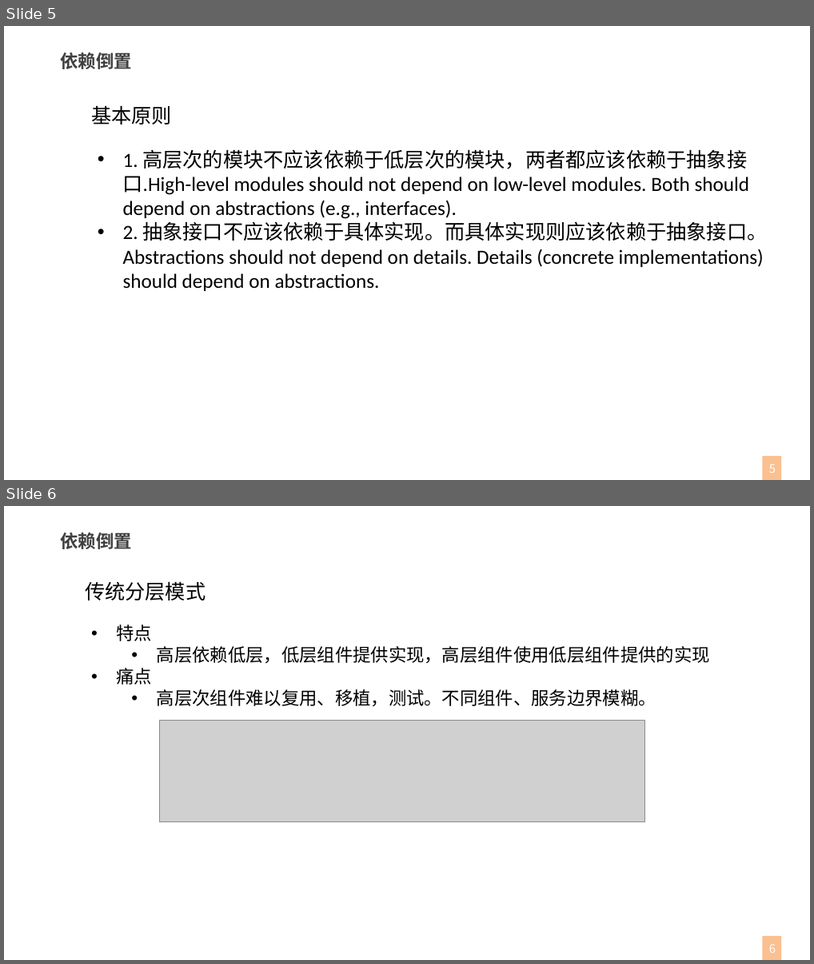
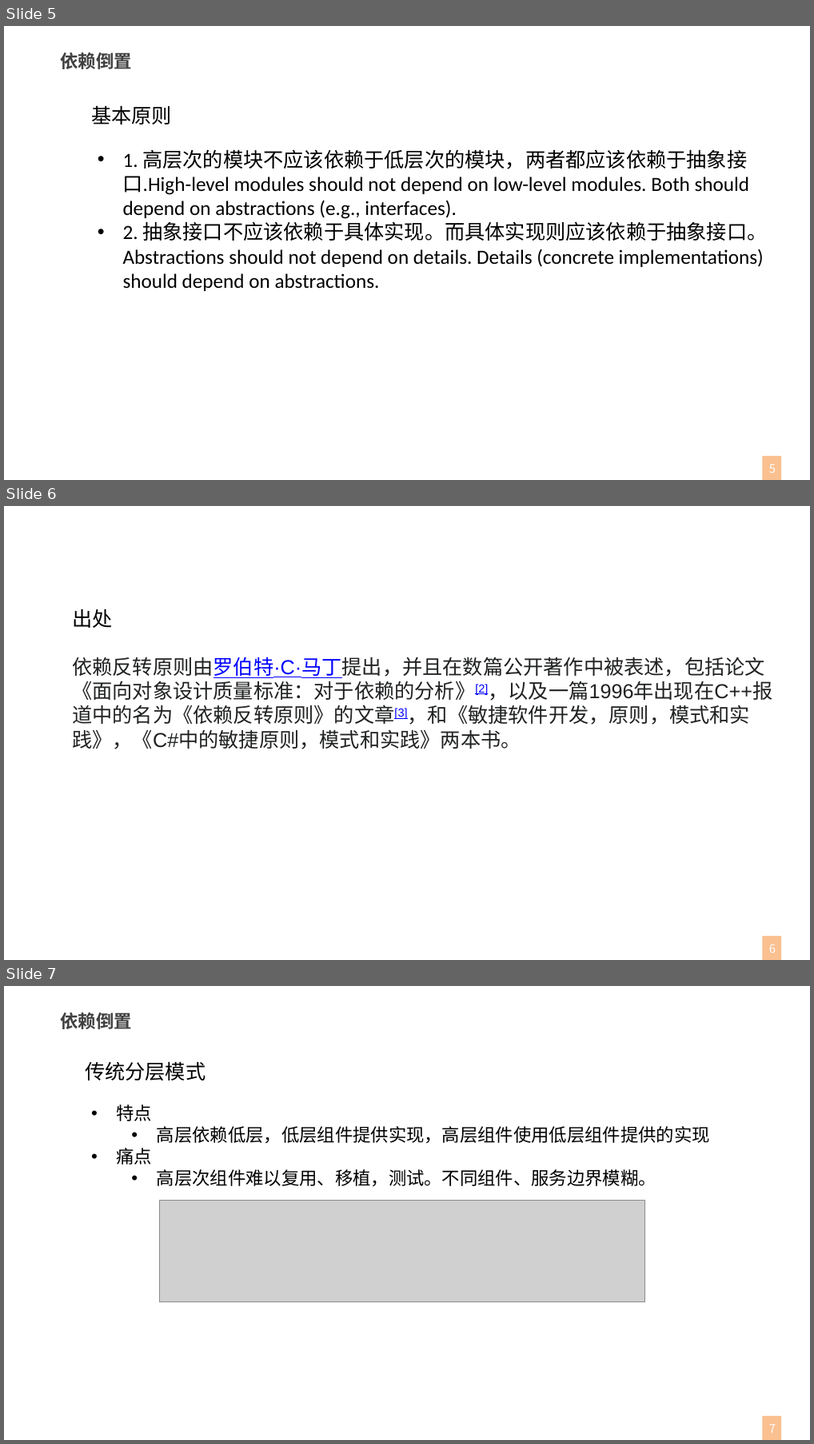
Before and after one commit to deanroom/cloudnativedemo, a slide deck: docs/依赖倒置控制反转在.NET中的应用-R1.pptx. Shown one above the other, each under a label of ours: slides 5 and 6 before the commit, slides 5, 6 and 7 after it. The pictures are 814x964 and 814x1444 pixels, drawn with LibreOffice and Linux fonts; fonts in the diff are those of the drawing; grey boxes stand for pictures; background and template pictures are left out. Boxes give left, top, right and bottom in pixels: in the first picture for what was removed or moved away, otherwise in the second. Text is boxed around its words. In the diff, an @@ line names an element or a change of style, - is before the commit and + after.

```diff
--- a/docs/依赖倒置控制反转在.NET中的应用-R1.pptx
+++ b/docs/依赖倒置控制反转在.NET中的应用-R1.pptx
@@ slide 6 added at bbox=[4, 506, 810, 960], background picture (left out); not listed: 2 template elements that a slide beside it also shows @@
@@ text added at bbox=[72, 609, 112, 628], 18 pt, text #000000 @@
+出处
@@ text added at bbox=[72, 656, 774, 749], 18 pt, text #202122 @@
+依赖反转原则由罗伯特·C·马丁提出，并且在数篇公开著作中被表述，包括论文《面向对象设计质量标准：对于依赖的分析》[2]，以及一篇1996年出现在C++报道中的名为《依赖反转原则》的文章[3]，和《敏捷软件开发，原则，模式和实践》，《C#中的敏捷原则，模式和实践》两本书。
@@ what was slide 6 is now slide 7 @@
@@ page number at bbox=[770, 1424, 776, 1432]: text changed @@
-6
+7
```
Also in this commit, not shown: 3 slides changed, 1 other slide added.
